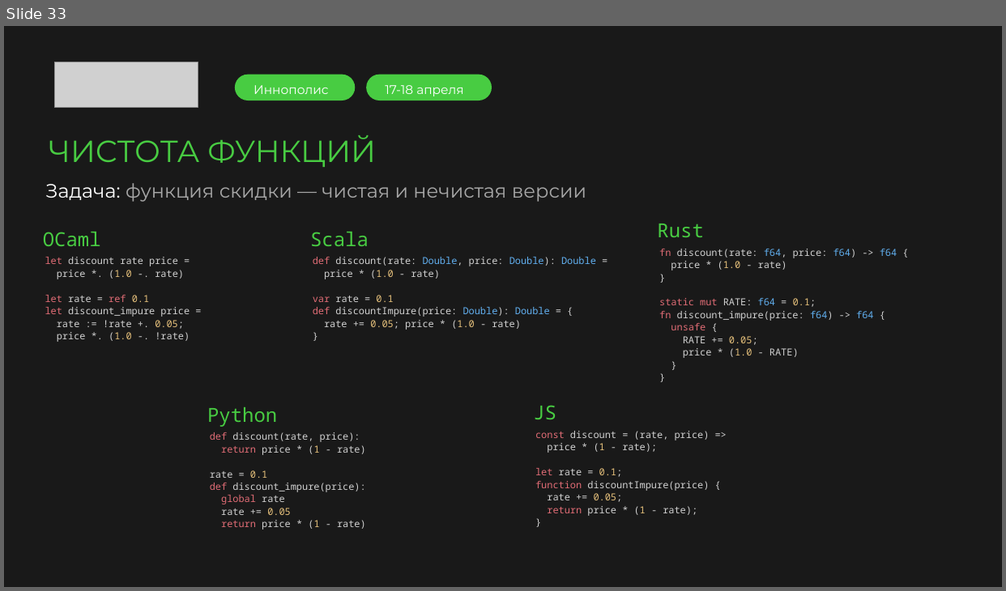
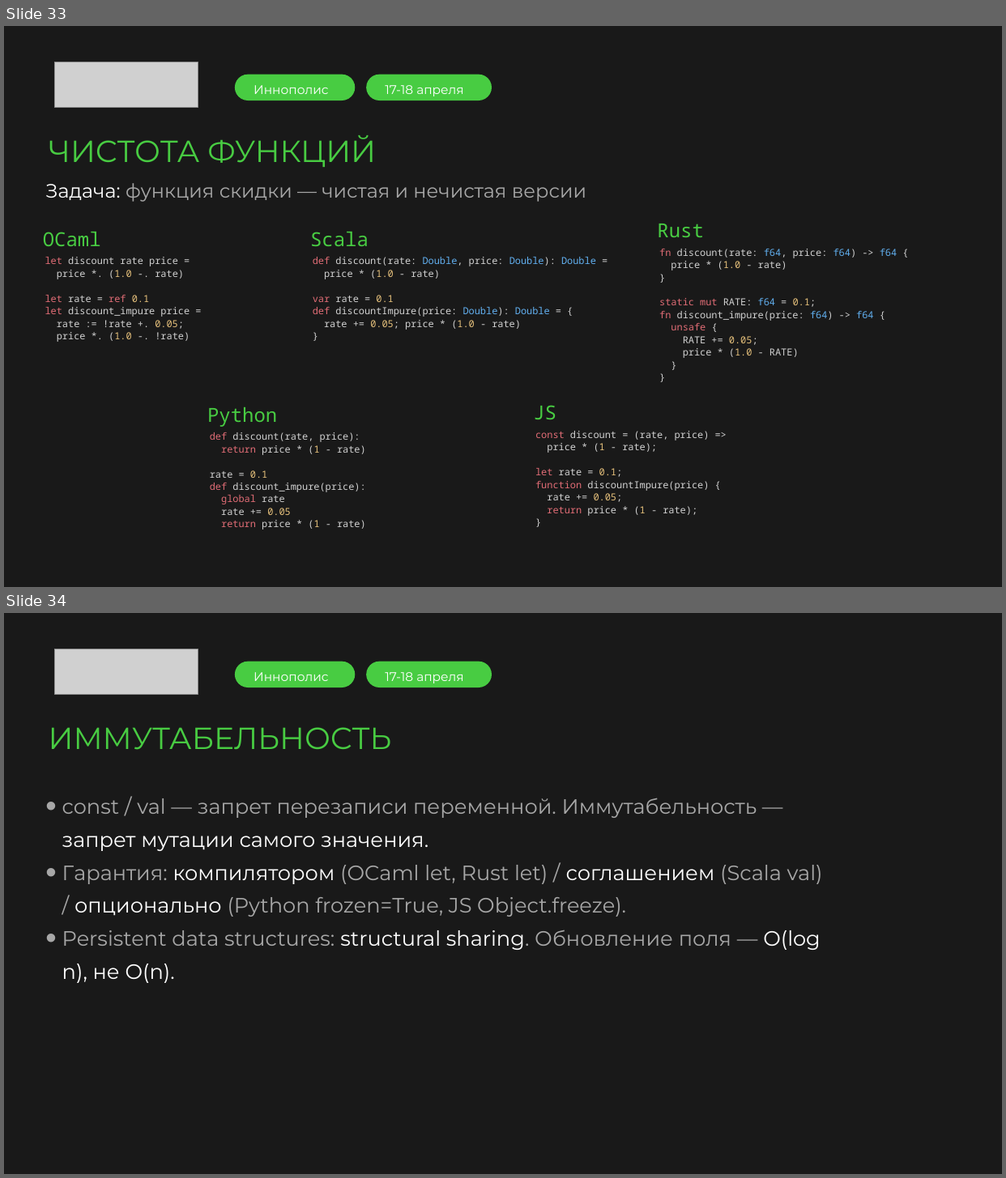
Before and after one commit to argent-smith/presentations, a slide deck: FP_Talk_2026/merge/presentation.pptx. Shown one above the other, each under a label of ours: slide 33 before the commit, slides 33 and 34 after it. The pictures are 1006x591 and 1006x1178 pixels, drawn with LibreOffice and Linux fonts; fonts in the diff are those of the drawing; grey boxes stand for pictures; background and template pictures are left out. Boxes give left, top, right and bottom in pixels: in the first picture for what was removed or moved away, otherwise in the second. Text is boxed around its words. In the diff, an @@ line names an element or a change of style, - is before the commit and + after.

```diff
--- a/FP_Talk_2026/merge/presentation.pptx
+++ b/FP_Talk_2026/merge/presentation.pptx
@@ slide 34 added at <box>4,613,1002,1174</box>, background picture (left out) @@
@@ picture added at <box>55,649,198,695</box> @@
@@ rounded rectangle added at <box>235,661,354,687</box>, fill #48CC42 @@
@@ rounded rectangle added at <box>366,661,492,687</box>, fill #48CC42 @@
@@ text added at <box>253,672,328,681</box>, 9 pt, text #FFFFFF @@
+Иннополис
@@ text added at <box>385,672,463,683</box>, 9 pt, text #FFFFFF @@
+17-18 апреля
@@ text added at <box>49,727,392,750</box>, 22 pt, text #48CC42 @@
+ИММУТАБЕЛЬНОСТЬ
@@ text added at <box>62,798,823,983</box>, 15 pt, text #A7A7A7 @@
+• const / val — запрет перезаписи переменной. Иммутабельность — запрет мутации самого значения.
+• Гарантия: компилятором (OCaml let, Rust let) / соглашением (Scala val) / опционально (Python frozen=True, JS Object.freeze).
+• Persistent data structures: structural sharing. Обновление поля — O(log n), не O(n).
```
Also in this commit, not shown: 1 slide changed, 6 other slides added.
